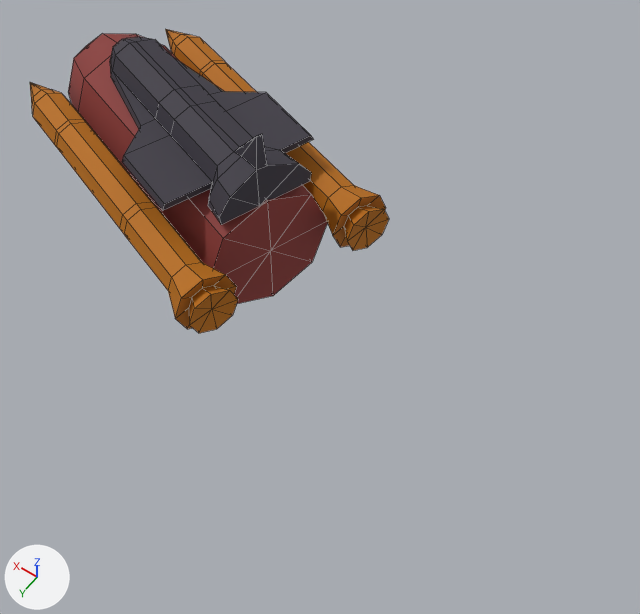
An edit to the FBX model ManInTheMaze/Assets/3D/Space_Ship_Anim.fbx, drawn before and after from the same camera.
The view is the same before and after, from a 50 mm lens placed at (64.5, 180.2, 26.1), pointed at (73.6, 167.4, 6.0). Every picture has the same lights, and +X, +Y and +Z are marked at lower left. Mesh edges are drawn as thin lines. Where no turn or scale is listed for an object, it has been applied to the vertices.

The scene before the commit, as lines of its bpy script (objects in view):
```python
me_mesh_004 = bpy.data.meshes.new('Mesh.004')
me_mesh_004.from_pydata(...)  # 271 vertices, 292 faces; spans x -7.51..6.37, y -4.27..5.48, z -3.28..3.28
# faces by material slot: [176, 32, 84]
me_mesh_004.materials.append(mat_rocket_2)  # orange #b76c00
me_mesh_004.materials.append(mat_rocket_1)  # red #8a3834
me_mesh_004.materials.append(mat_space_ship)  # black #3a3641
ob_embarcacao = bpy.data.objects.new('embarcacao', me_mesh_004)
ob_embarcacao.location = (80.9, 165.22, 7.69)
```
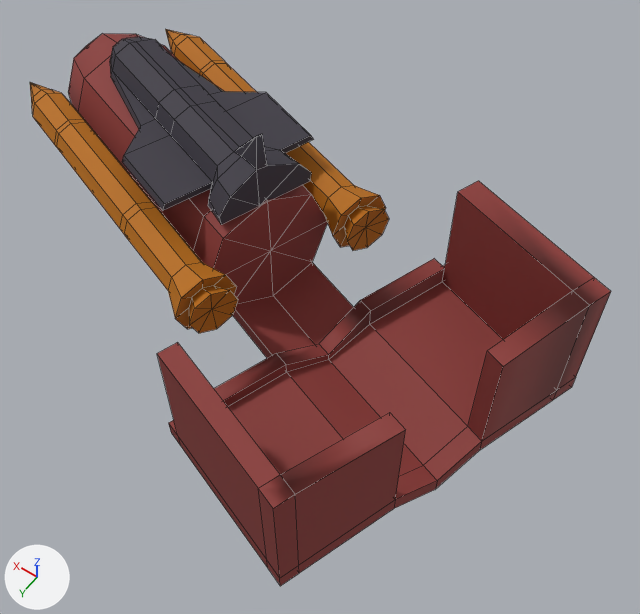
Where the newer file only moved an object's origin or applied its transform, the numbers keep the older frame.

What differs and where, as boxes (x1, y1, x2, y2) in the pictures (640 x 614 px):
'embarcacao', reshaped (62% wider, 83% taller): before (30, 29, 389, 333); after (30, 29, 611, 586)
part 1 of me_mesh_004, built on: before (140, 186, 271, 265); after (140, 181, 611, 586)

The change, as a list of edits to the scene's bpy script:
```text
Change me_mesh_004:
    used by ob_embarcacao; location = (80.9, 165.22, 7.69)
    remove me_mesh_004.from_pydata(...)  # 271 vertices, 292 faces; spans x -7.51..6.37, y -4.27..5.48, z -3.28..3.28
    add me_mesh_004.from_pydata(...)  # 367 vertices, 392 faces; spans x -14.22..6.37, y -4.27..8.97, z -3.81..3.28
    me_mesh_004 part 1
    8 faces are deleted
    62 vertices are added at x -14.22..-3.67, y -2.25..8.97, z -3.81..1.19
    6 new vertices lie (-7.13, 2.48, 0.0) away from vertices in x 2.29..3.66, y -3.1..0.86, z -2.67..0.3
    14 new vertices lie (0.0, 0.0, 0.53) away from vertices in x -14.22..-5.82, y -2.25..8.97, z -3.81..-3.2
    9 new vertices lie (0.0, 0.0, 3.86) away from vertices in x -14.22..-6.29, y -2.09..8.97, z -2.67
    5 new vertices lie (0.54, -0.18, 0.0) away from vertices in x -12.57..-11.1, y 4.2..8.44, z -3.81..1.19
    108 new faces join them, mat_rocket_1 (red #8a3834)
```
